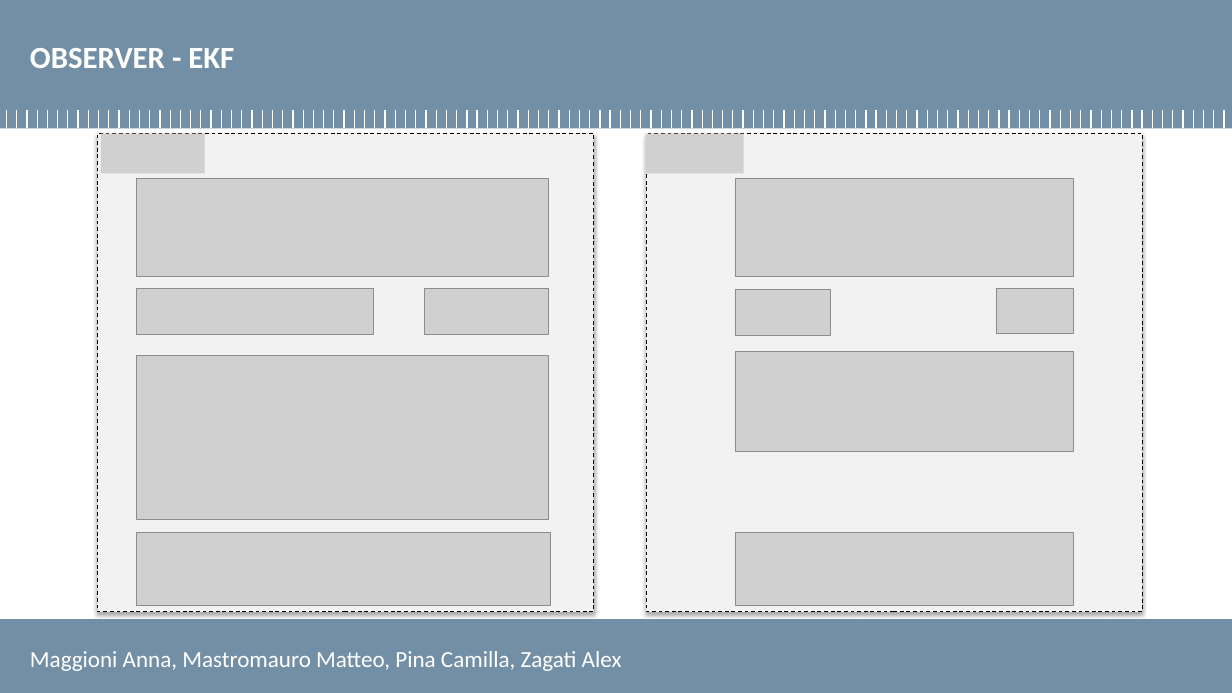
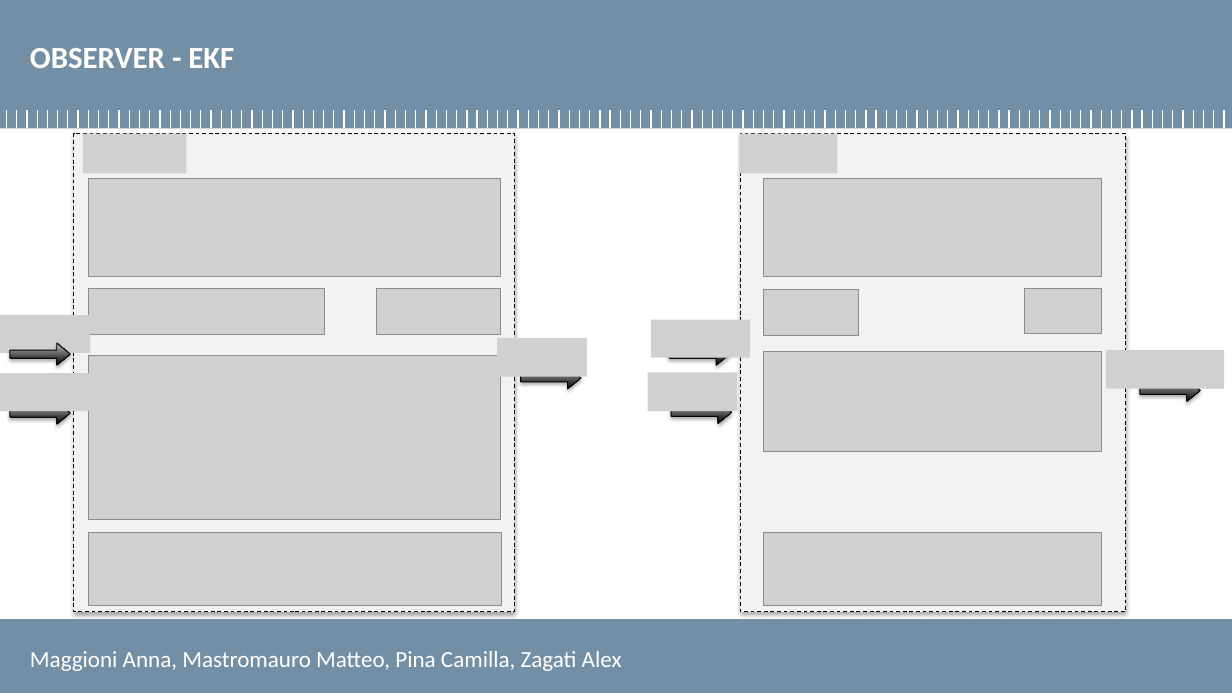
Before and after one commit to AUTOMATION-AND-CONTROL-LAB-2024/MATLAB_CODE, a slide deck: slide 6 of REPORT/DajeTutta_presentation_Matteo.pptx. Drawn at 1232x693 pixels with LibreOffice and Linux fonts; fonts in the diff are those of the drawing; grey boxes stand for pictures; background and template pictures are left out. Boxes give left, top, right and bottom in pixels: in the first picture for what was removed or moved away, otherwise in the second. Text is boxed around its words. In the diff, an @@ line names an element or a change of style, - is before the commit and + after.

Commit message:
powerpoint

```diff
--- a/REPORT/DajeTutta_presentation_Matteo.pptx
+++ b/REPORT/DajeTutta_presentation_Matteo.pptx
@@ rectangle: place and size @@
-rectangle at <box>97,133,593,612</box>
+rectangle at <box>74,133,515,612</box>
@@ picture: place and size @@
-picture at <box>101,134,204,174</box>
+picture at <box>83,134,187,174</box>
@@ picture removed at <box>646,134,744,174</box> @@
@@ picture added at <box>739,134,837,174</box> @@
@@ rectangle: place and size @@
-rectangle at <box>646,133,1142,612</box>
+rectangle at <box>740,133,1126,612</box>
@@ picture: place and size @@
-picture at <box>996,288,1073,334</box>
+picture at <box>1025,288,1102,334</box>
@@ picture added at <box>0,315,91,353</box> @@
@@ picture added at <box>652,320,750,358</box> @@
@@ right arrow added at <box>10,343,70,365</box>, fill gradient #000000 to #BDBDBD, outline #000000 0.75 pt @@
@@ picture added at <box>497,338,587,377</box> @@
@@ right arrow added at <box>669,343,729,365</box>, fill gradient #000000 to #BDBDBD, outline #000000 0.75 pt @@
@@ picture added at <box>1106,350,1225,389</box> @@
@@ picture added at <box>0,373,91,411</box> @@
@@ right arrow added at <box>521,367,581,389</box>, fill gradient #000000 to #BDBDBD, outline #000000 0.75 pt @@
@@ picture added at <box>648,372,738,411</box> @@
@@ right arrow added at <box>1141,379,1201,401</box>, fill gradient #000000 to #BDBDBD, outline #000000 0.75 pt @@
@@ right arrow added at <box>10,402,70,424</box>, fill gradient #000000 to #BDBDBD, outline #000000 0.75 pt @@
@@ right arrow added at <box>671,401,731,423</box>, fill gradient #000000 to #BDBDBD, outline #000000 0.75 pt @@
@@ 5 pictures: place and size @@
-5 pictures at <box>137,179,551,605</box>
+5 pictures at <box>89,179,503,605</box>
@@ 4 pictures: place and size @@
-4 pictures at <box>736,178,1074,605</box>
+4 pictures at <box>763,178,1102,605</box>
```
Also in this commit, not shown: 4 other slides changed, 2 slides added, 17 other files.
